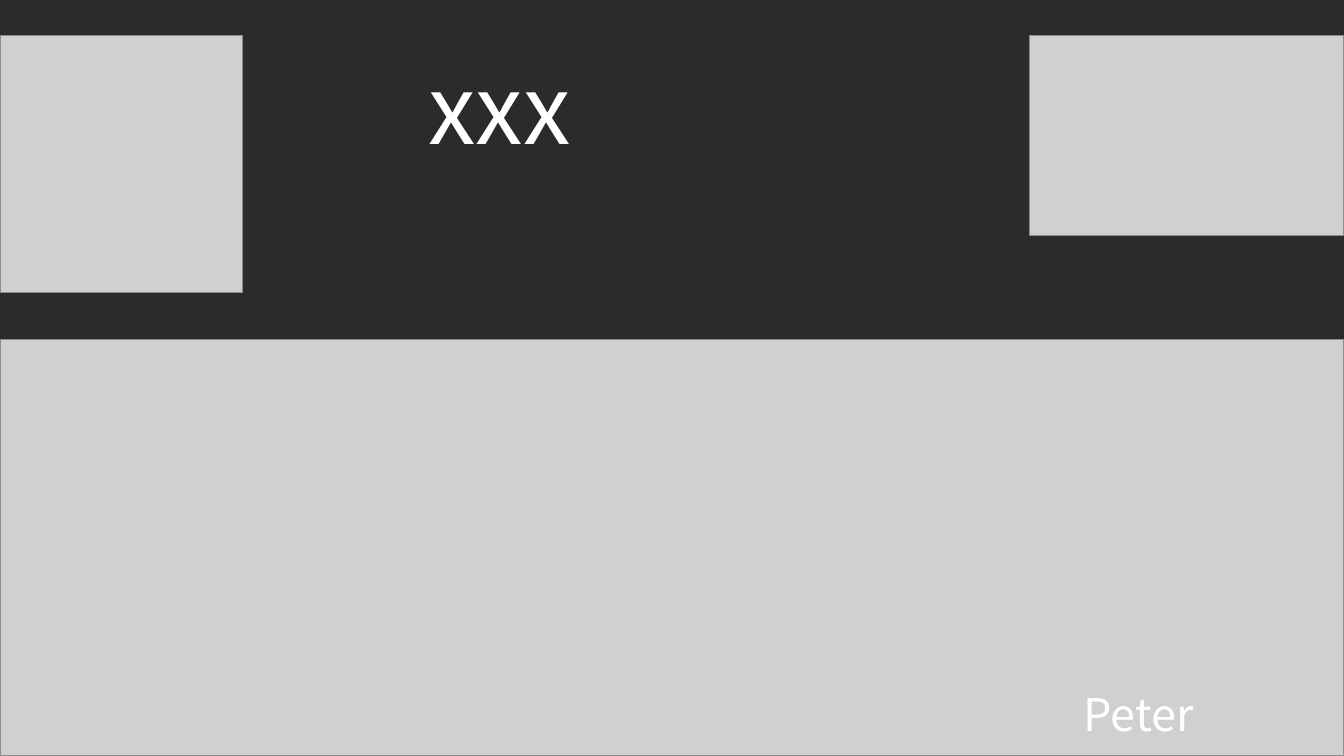
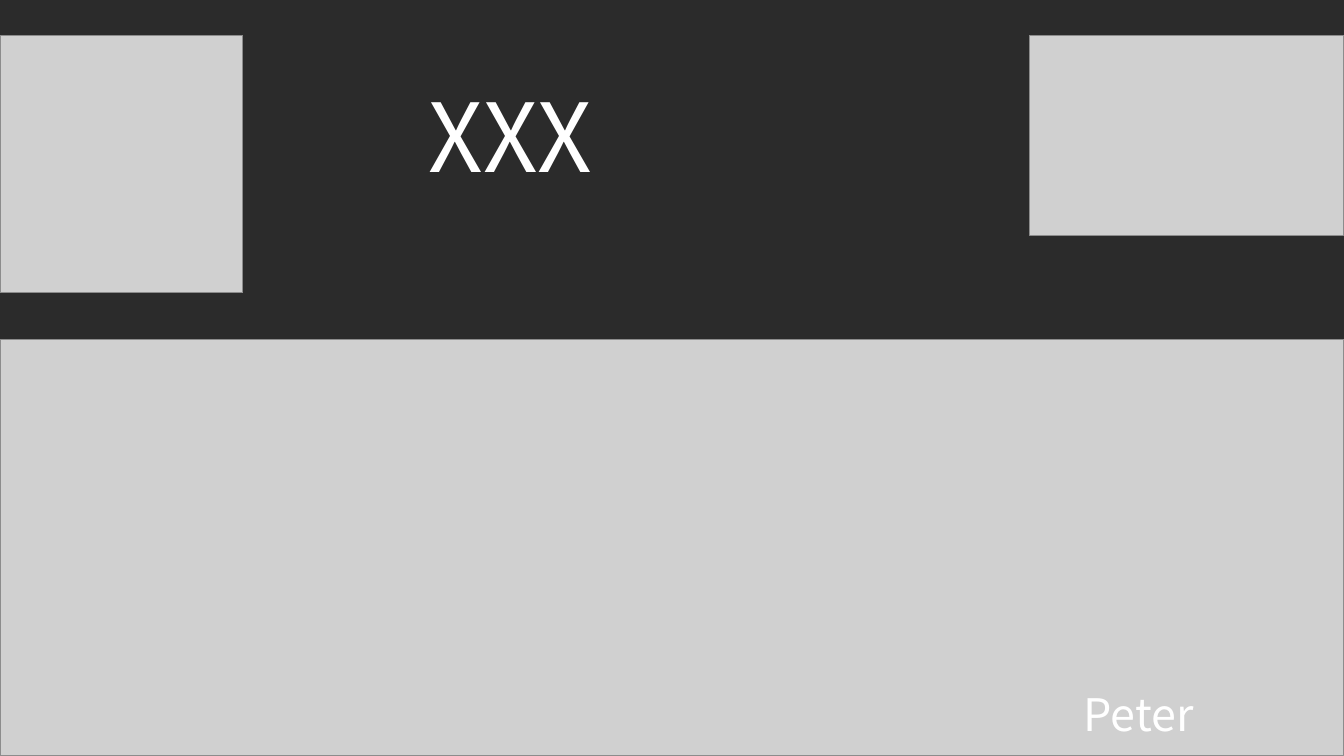
Before and after one commit to ymbypeter/tc, a slide deck: slide 1 of 課程簡報/課程空白簡報.pptx. Drawn at 1344x756 pixels with LibreOffice and Linux fonts; fonts in the diff are those of the drawing; grey boxes stand for pictures; background and template pictures are left out; a plain dark background stands for a picture behind light text. Boxes give left, top, right and bottom in pixels: in the first picture for what was removed or moved away, otherwise in the second. Text is boxed around its words. In the diff, an @@ line names an element or a change of style, - is before the commit and + after.

```diff
--- a/課程簡報/課程空白簡報.pptx
+++ b/課程簡報/課程空白簡報.pptx
@@ text at [428, 102, 592, 172]: text changed @@
-xxx
+XXX
```
Also in this commit, not shown: 4 other slides changed, 3 other files.
